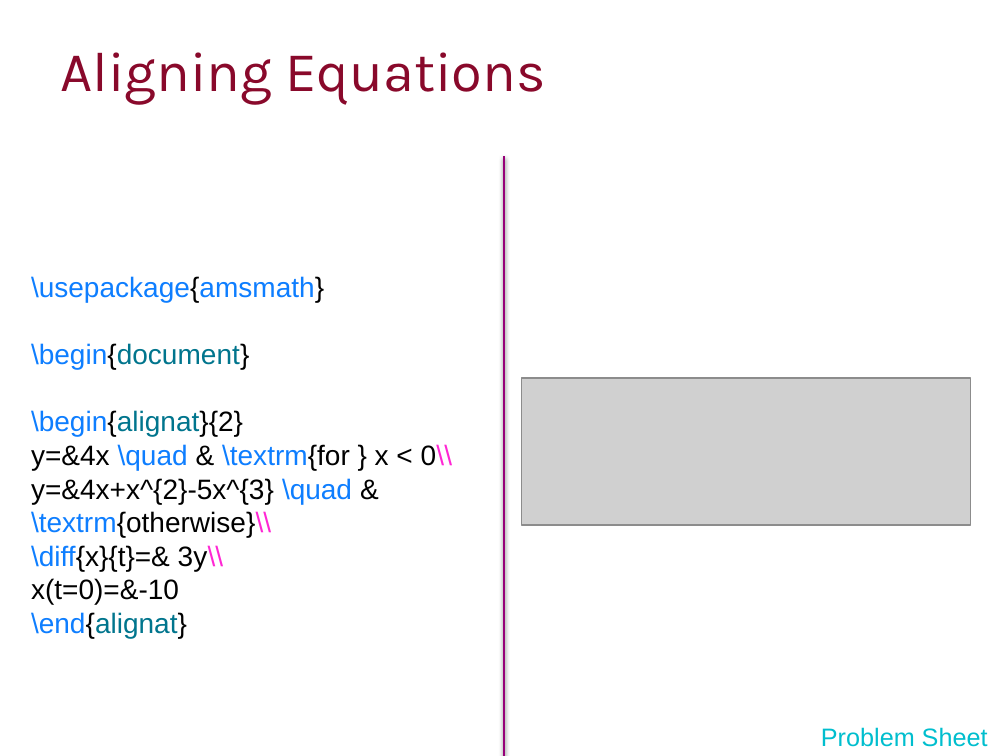
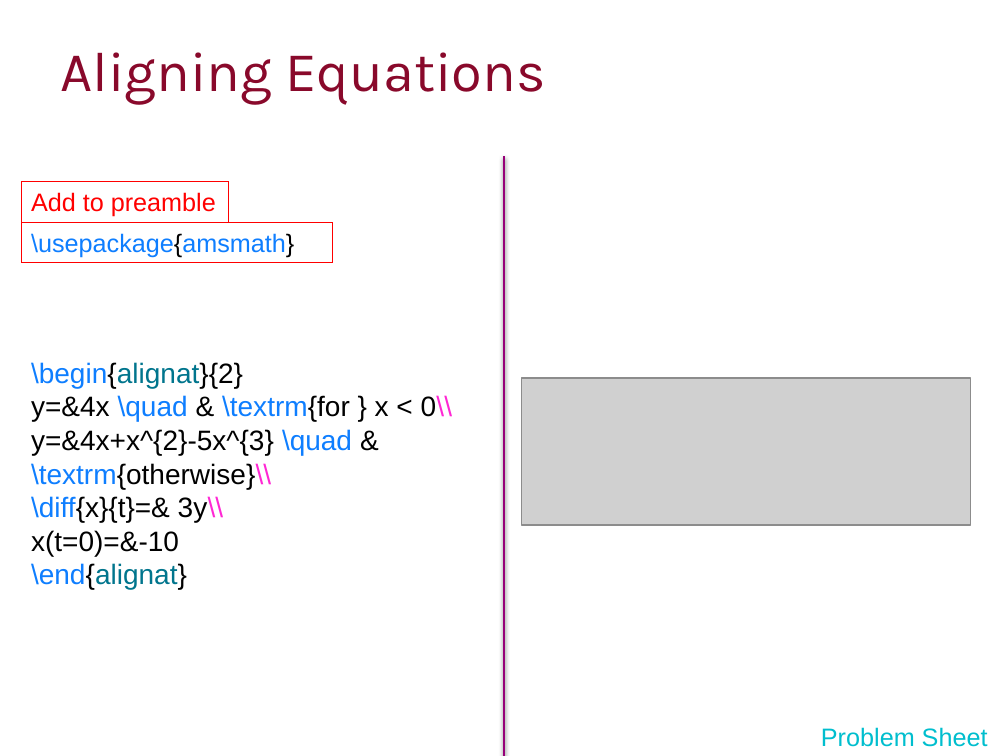
Before and after one commit to ImperialCollegeLondon/RCDS-writing-theses-in-latex, a slide deck: slide 41 of Writing Theses in Latex Slides.pptx. Drawn at 1008x756 pixels with LibreOffice and Linux fonts; fonts in the diff are those of the drawing; grey boxes stand for pictures; background and template pictures are left out. Boxes give left, top, right and bottom in pixels: in the first picture for what was removed or moved away, otherwise in the second. Text is boxed around its words. In the diff, an @@ line names an element or a change of style, - is before the commit and + after.

Commit message:
Reformatted preamble commands

```diff
--- a/Writing Theses in Latex Slides.pptx
+++ b/Writing Theses in Latex Slides.pptx
@@ rectangle added at bbox=[21, 181, 228, 222], outline #FF0000 0.75 pt, 18 pt, text #FF0000 @@
+Add to preamble
@@ rectangle added at bbox=[21, 222, 333, 262], outline #FF0000 0.75 pt, 18 pt, text #0E7EFF @@
+\usepackage{amsmath}
@@ text at bbox=[31, 276, 324, 369]: paragraphs removed @@
-\usepackage{amsmath}
-\begin{document}
@@ text "\begin{alignat}{2}": place and size @@
-text "\begin{alignat}{2}" at bbox=[31, 276, 452, 638]
+text "\begin{alignat}{2}" at bbox=[31, 362, 452, 590]
```
Also in this commit, not shown: 7 other slides changed.
